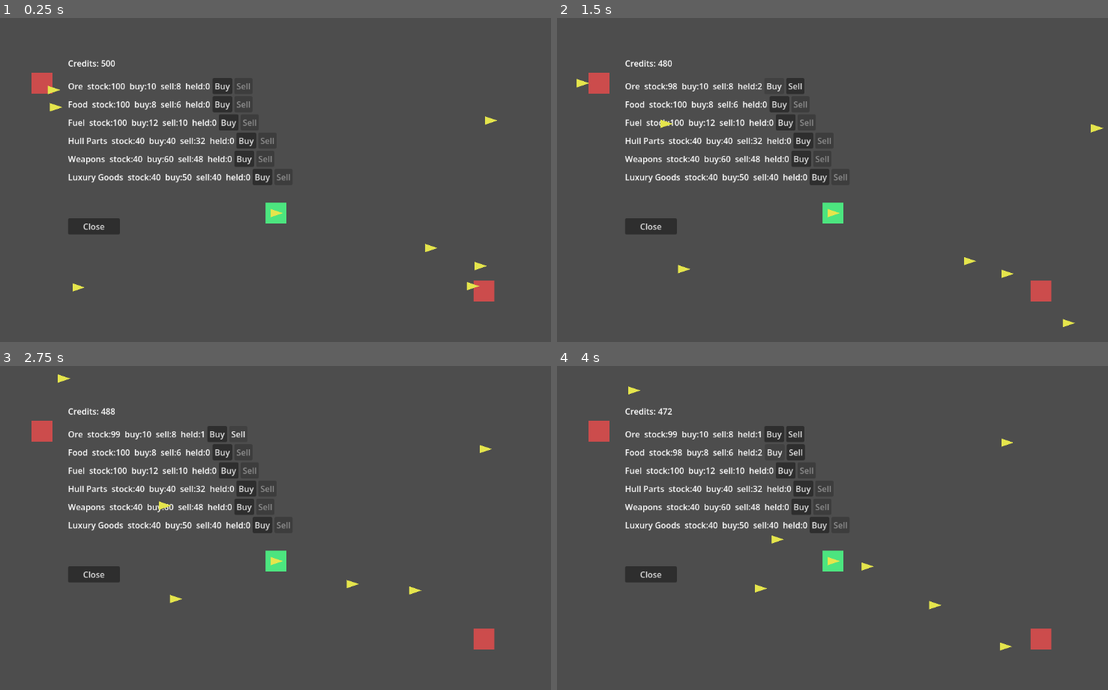
Above: before the commit, frames 1-4 (two rows, left to right).
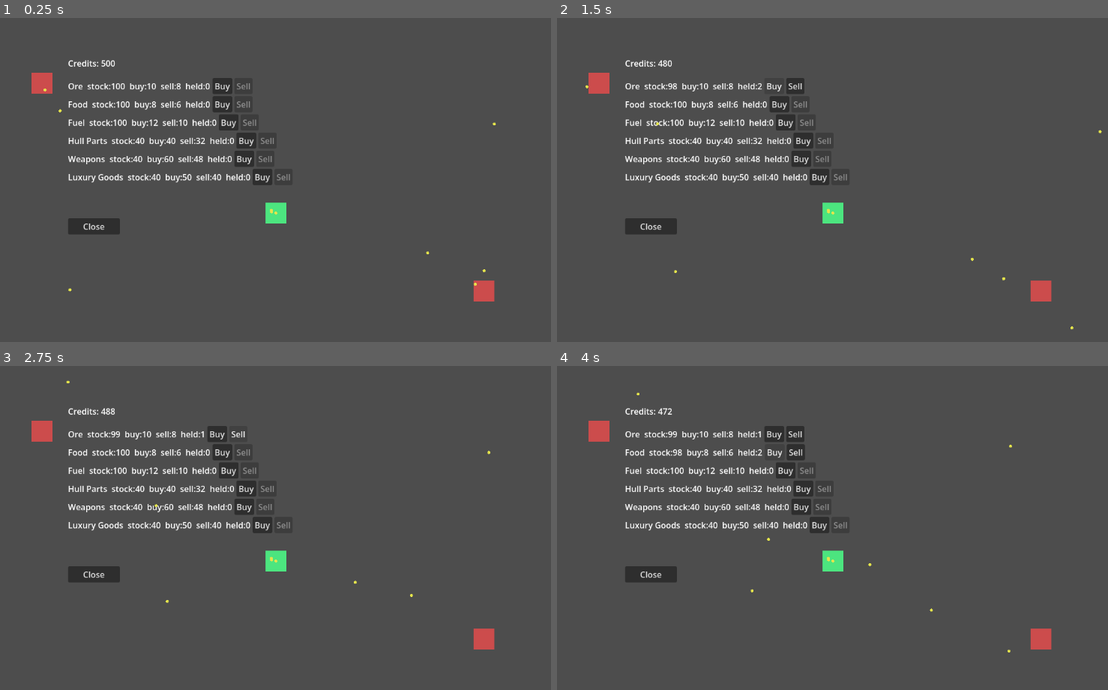
Above: after the commit, the same moments.

Repository: darthlemi/SpaceGame
Game: Godot game, scene res://scenes/campaign/campaign_scene.tscn
The game is run twice, just before and just after one commit, with the same random seed, the same clock (stepped at 60 frames per second) and the same inputs.
Inputs:
- Up to frame 1 (0.25 s): no input
- Up to frame 2 (1.5 s): click "Buy" at 0.5 s; click "Buy" at 1.25 s
- Up to frame 3 (2.75 s): click "Sell" at 2 s
- Up to frame 4 (4 s): click "Buy" at 2.75 s; click "Buy" at 3.5 s

The runs differ from the first frame. In frame 1, 0.3% of the frame differs, in the area x 7-91%, y 20-85%; in frame 2, 0.3%; in frame 3, 0.2%; in frame 4, 0.3%.

Commit message:
feat: render one dot per ship on overworld fleet icons

Diff:
--- a/scenes/campaign/campaign_fleet_icon.tscn
+++ b/scenes/campaign/campaign_fleet_icon.tscn
@@ -10,7 +10,3 @@
 
 [node name="CollisionShape2D" type="CollisionShape2D" parent="."]
 shape = SubResource("1")
-
-[node name="Polygon2D" type="Polygon2D" parent="."]
-polygon = PackedVector2Array(14, 0, -10, -8, -10, 8)
-color = Color(0.9, 0.9, 0.3, 1)
--- a/scripts/campaign/campaign_fleet_icon.gd
+++ b/scripts/campaign/campaign_fleet_icon.gd
@@ -6,6 +6,11 @@
 const PirateBehavior = preload("res://scripts/campaign/behaviors/pirate_behavior.gd")
 
 enum BehaviorType { PLAYER, PATROL, TRADER, PIRATE }
+
+const SHIP_DOT_RADIUS := 3.0
+const SHIP_DOT_SIDES := 8
+const CLUMP_RADIUS := 18.0
+const DOT_COLOR := Color(0.9, 0.9, 0.3, 1)
 
 @export var behavior_type: BehaviorType = BehaviorType.PATROL
 @export var wander_radius: float = 150.0
@@ -23,6 +28,9 @@
 var _home_position: Vector2
 var _route_state: TraderBehavior.RouteState = TraderBehavior.RouteState.TO_BASE
 
+var _ship_dots: Array[Polygon2D] = []
+var _ship_dot_offsets: Array[Vector2] = []
+
 signal trader_arrived(at_home: bool)
 
 func setup(campaign_fleet: CampaignFleet, home_pos: Vector2) -> void:
@@ -31,6 +39,7 @@
 	_spawn_point = fleet.position
 	_move_target = fleet.position
 	_home_position = home_pos
+	_sync_ship_dots()
 
 func set_move_target(target: Vector2) -> void:
 	_move_target = target
@@ -48,7 +57,10 @@
 	return _spawn_point
 
 func _physics_process(delta: float) -> void:
-	if fleet == null or frozen:
+	if fleet == null:
+		return
+	_sync_ship_dots()
+	if frozen:
 		return
 	match behavior_type:
 		BehaviorType.PATROL:
@@ -78,3 +90,28 @@
 			_move_target = player_target.global_position
 			return
 	_move_target = PatrolBehavior.next_wander_target(_spawn_point, _move_target, global_position, wander_radius, arrival_radius)
+
+func _sync_ship_dots() -> void:
+	var target: int = fleet.ship_compositions.size()
+	while _ship_dots.size() < target:
+		var index := _ship_dots.size()
+		if index >= _ship_dot_offsets.size():
+			var angle := randf_range(0.0, TAU)
+			var distance := randf_range(0.0, CLUMP_RADIUS)
+			_ship_dot_offsets.append(Vector2.RIGHT.rotated(angle) * distance)
+		var dot := Polygon2D.new()
+		dot.polygon = _circle_polygon(SHIP_DOT_RADIUS, SHIP_DOT_SIDES)
+		dot.color = DOT_COLOR
+		dot.position = _ship_dot_offsets[index]
+		add_child(dot)
+		_ship_dots.append(dot)
+	while _ship_dots.size() > target:
+		var dot: Polygon2D = _ship_dots.pop_back()
+		dot.queue_free()
+
+func _circle_polygon(radius: float, sides: int) -> PackedVector2Array:
+	var points := PackedVector2Array()
+	for i in sides:
+		var angle := TAU * i / sides
+		points.append(Vector2(cos(angle), sin(angle)) * radius)
+	return points
--- a/tests/test_campaign_fleet_icon.gd
+++ b/tests/test_campaign_fleet_icon.gd
@@ -189,4 +189,40 @@
 
 	rewound_icon.queue_free()
 
+	# Ship dots: setup() should create one Polygon2D dot per ship
+	# composition, each within CLUMP_RADIUS of the icon's local origin.
+	var dots_fleet := CampaignFleet.new()
+	dots_fleet.position = Vector2(200, 200)
+	dots_fleet.ship_compositions = [
+		{"max_hp": 100.0, "current_hp": 100.0, "max_shield": 50.0, "current_shield": 50.0},
+		{"max_hp": 100.0, "current_hp": 100.0, "max_shield": 50.0, "current_shield": 50.0},
+		{"max_hp": 100.0, "current_hp": 100.0, "max_shield": 50.0, "current_shield": 50.0},
+	]
+	var dots_icon: CampaignFleetIcon = CampaignFleetIconScene.instantiate()
+	tree.root.add_child(dots_icon)
+	dots_icon.setup(dots_fleet, Vector2.ZERO)
+
+	var dot_nodes: Array = dots_icon.get_children().filter(func(c): return c is Polygon2D)
+	if dot_nodes.size() != 3:
+		failures.append("ship dots: expected 3 dots for a 3-ship fleet, got %d" % dot_nodes.size())
+	for dot in dot_nodes:
+		if dot.position.length() > CampaignFleetIcon.CLUMP_RADIUS:
+			failures.append("ship dots: expected dot offset within CLUMP_RADIUS, got %s" % dot.position)
+
+	# Live update: shrinking ship_compositions and ticking physics should
+	# remove dots to match, without moving the surviving dots' positions.
+	var surviving_positions: Array = []
+	for dot in dot_nodes.slice(0, 2):
+		surviving_positions.append(dot.position)
+	dots_fleet.ship_compositions = dots_fleet.ship_compositions.slice(0, 2)
+	await tree.physics_frame
+	var dot_nodes_after: Array = dots_icon.get_children().filter(func(c): return c is Polygon2D)
+	if dot_nodes_after.size() != 2:
+		failures.append("ship dots: expected dot count to drop to 2 after composition shrank, got %d" % dot_nodes_after.size())
+	for i in dot_nodes_after.size():
+		if dot_nodes_after[i].position != surviving_positions[i]:
+			failures.append("ship dots: expected surviving dot %d to keep its position %s, got %s" % [i, surviving_positions[i], dot_nodes_after[i].position])
+
+	dots_icon.queue_free()
+
 	return failures
